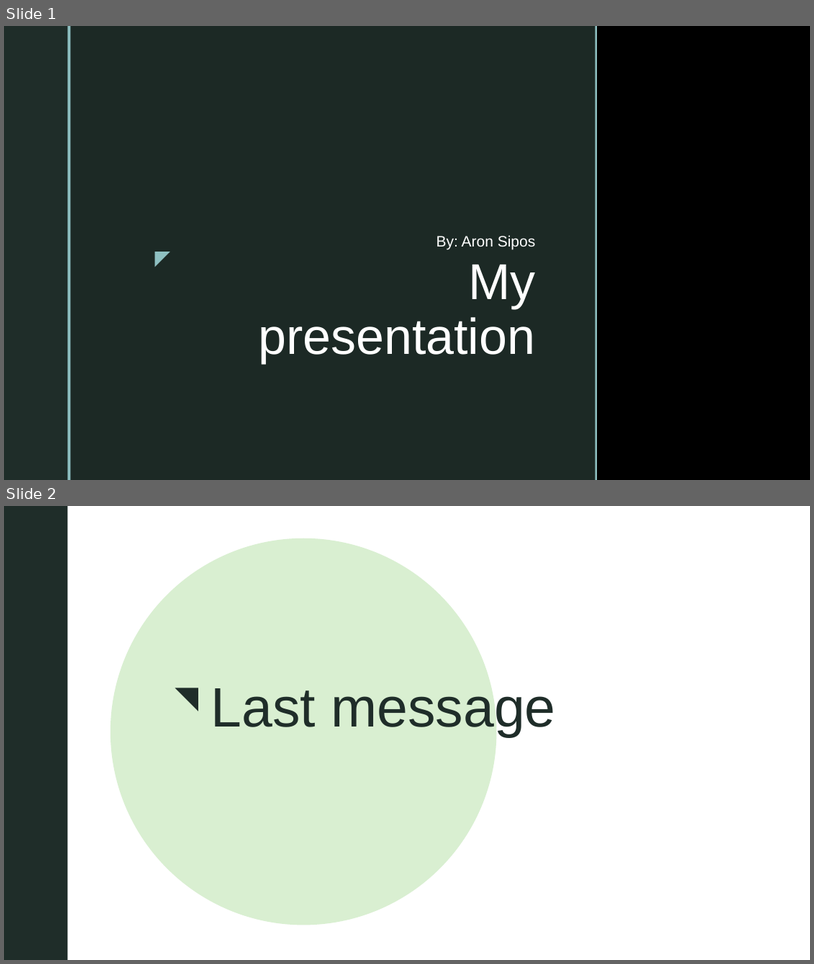
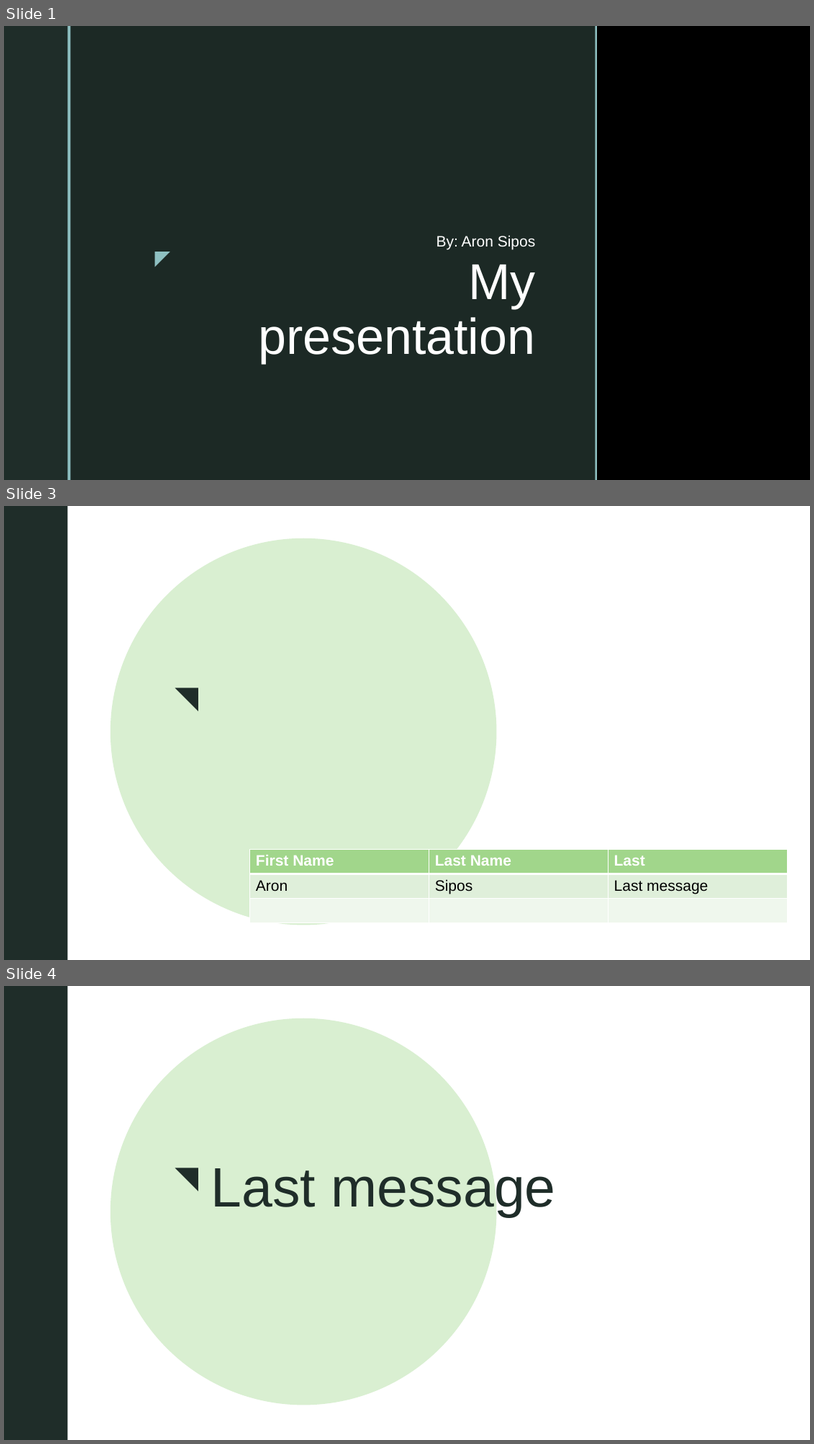
Before and after one commit to siposaron/java-spring, a slide deck: docgen/output.pptx. Shown one above the other, each under a label of ours: slides 1 and 2 before the commit, slides 1, 3 and 4 after it; the slides between them are not shown. The pictures are 814x964 and 814x1444 pixels, drawn with LibreOffice and Linux fonts; fonts in the diff are those of the drawing; grey boxes stand for pictures; background and template pictures are left out; a plain dark background stands for a picture behind light text. Boxes give left, top, right and bottom in pixels: in the first picture for what was removed or moved away, otherwise in the second. Text is boxed around its words. In the diff, an @@ line names an element or a change of style, - is before the commit and + after.

```diff
--- a/docgen/output.pptx
+++ b/docgen/output.pptx
@@ slide 3 added at [4, 506, 810, 960], background picture (left out); not listed: 2 template elements that a slide beside it also shows @@
@@ rectangle added at [4, 506, 810, 960], fill #FFFFFF @@
@@ rectangle added at [4, 506, 67, 960], fill #1F2D29 @@
@@ rectangle added at [67, 506, 70, 960], fill #8EC0C1 @@
@@ rectangle added at [70, 506, 596, 960], fill #C5FAEB at 92% opacity @@
@@ rectangle added at [596, 506, 597, 960], fill #8EC0C1 @@
@@ ellipse added at [111, 538, 497, 924], fill #D9EFD1 @@
@@ picture added at [191, 645, 810, 960] @@
@@ right triangle added at [175, 688, 199, 712], fill #1F2D29 @@
@@ table added at [250, 849, 787, 924], 3 rows, 3 columns @@
+First Name | Last Name | Last
+Aron | Sipos | Last message
+ |  | 
@@ what was slide 2 is now slide 4 @@
```
Also in this commit, not shown: 1 other slide added, 13 other files.
